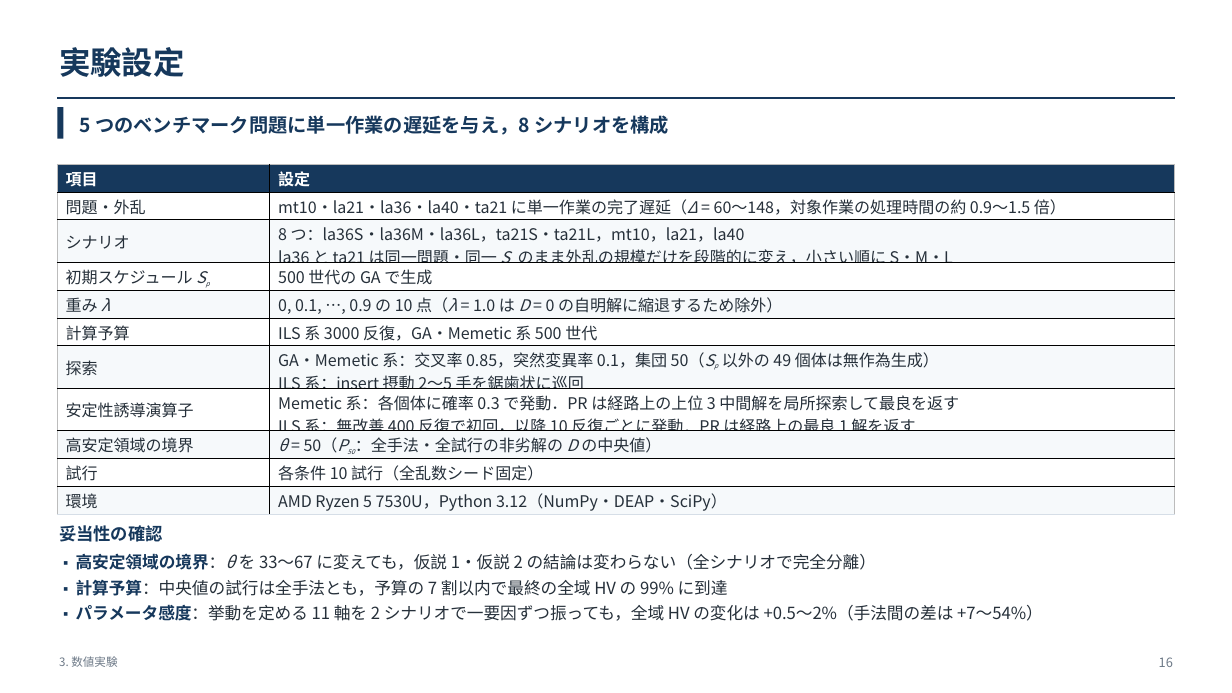
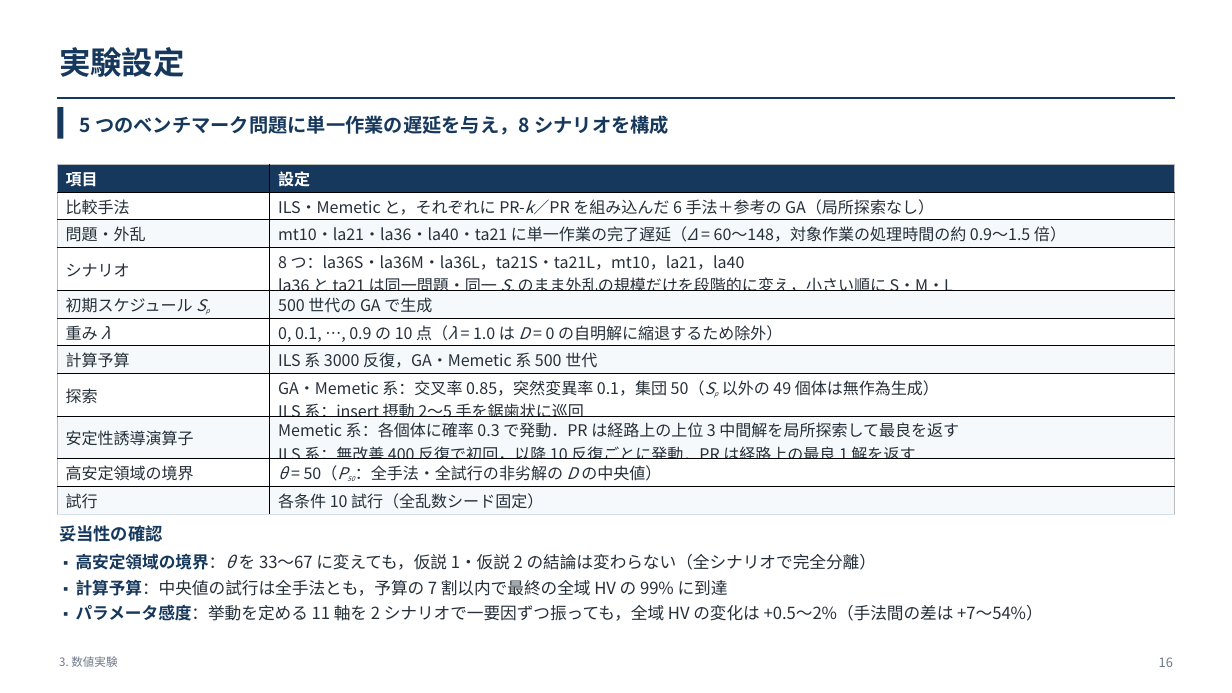
Before and after one commit to kitotakumi/stability_scheduling, a slide deck: slide 16 of doc/presentation_materials/JIMA2026fall_発表.pptx. Drawn at 1232x693 pixels with LibreOffice and Linux fonts; fonts in the diff are those of the drawing. Boxes give left, top, right and bottom in pixels: in the first picture for what was removed or moved away, otherwise in the second. Text is boxed around its words. In the diff, an @@ line names an element or a change of style, - is before the commit and + after.

```diff
--- a/doc/presentation_materials/JIMA2026fall_発表.pptx
+++ b/doc/presentation_materials/JIMA2026fall_発表.pptx
@@ table at <box>57,165,1175,513</box> @@
+row 2: 比較手法 | ILS・Memetic と，それぞれに PR-k／PR を組み込んだ 6 手法＋参考の GA（局所探索なし）
-row 11: 環境 | AMD Ryzen 5 7530U，Python 3.12（NumPy・DEAP・SciPy）
```
Also in this commit, not shown: 7 other slides changed, 4 other files.
